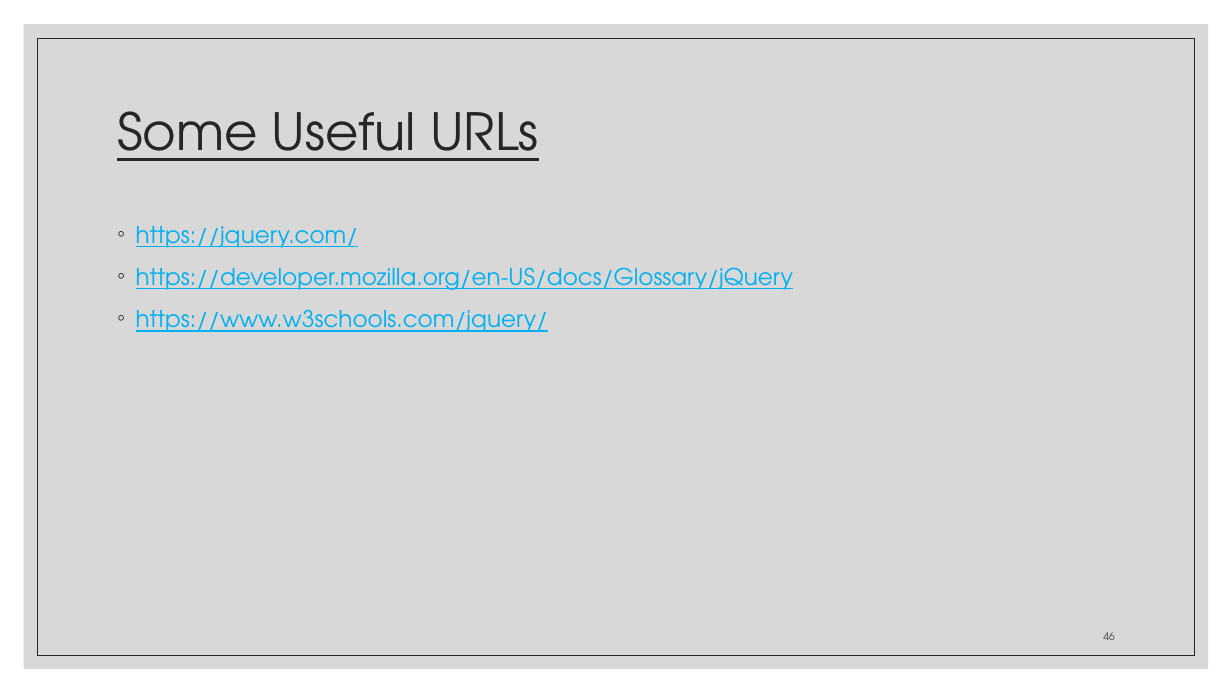
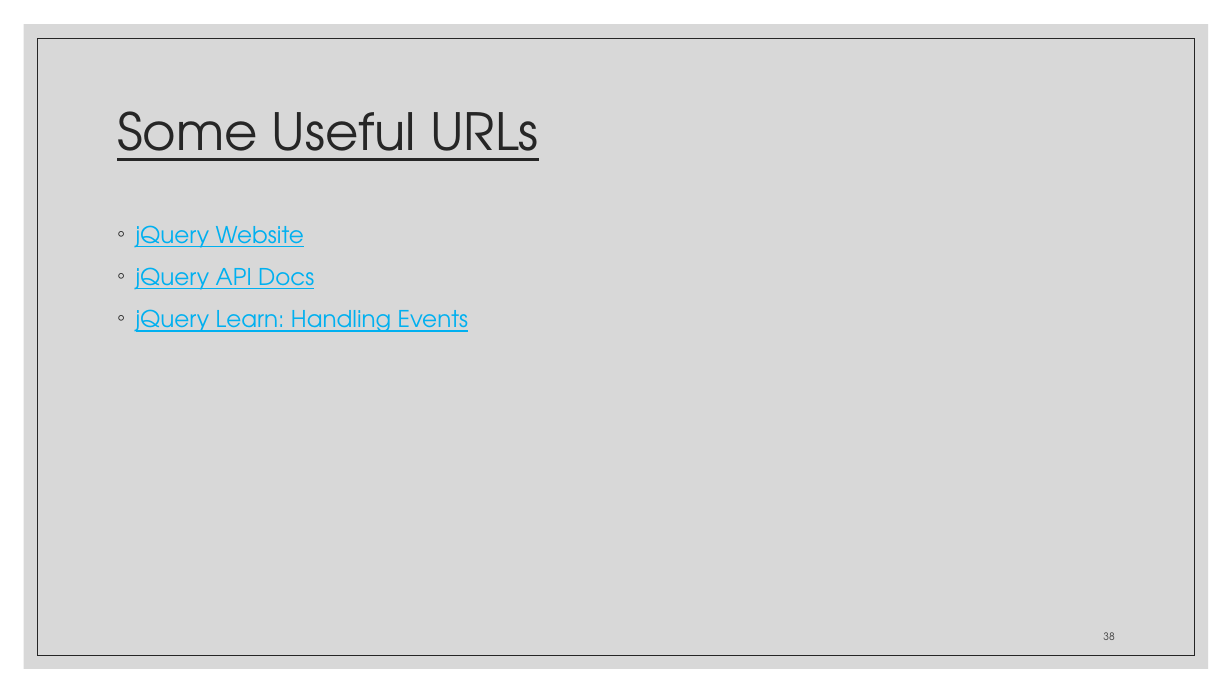
Before and after one commit to zackstotts/base-node-curriculum, a slide deck: slide 38 of unit_00/html_review/05 jQuery.pptx (slide 46 before the commit). Drawn at 1232x693 pixels with LibreOffice and Linux fonts; fonts in the diff are those of the drawing. Boxes give left, top, right and bottom in pixels: in the first picture for what was removed or moved away, otherwise in the second. Text is boxed around its words. In the diff, an @@ line names an element or a change of style, - is before the commit and + after.

Commit message:
jquery slides

```diff
--- a/unit_00/html_review/05 jQuery.pptx
+++ b/unit_00/html_review/05 jQuery.pptx
@@ text at (136, 225, 468, 332): text changed @@
-◦ https://jquery.com/
-◦ https://developer.mozilla.org/en-US/docs/Glossary/jQuery
-◦ https://www.w3schools.com/jquery/
+◦ jQuery Website
+◦ jQuery API Docs
+◦ jQuery Learn: Handling Events
@@ page number at (1103, 632, 1114, 640): text changed @@
-46
+38
```
Also in this commit, not shown: 11 other slides changed, 15 slides added, 23 slides removed.
